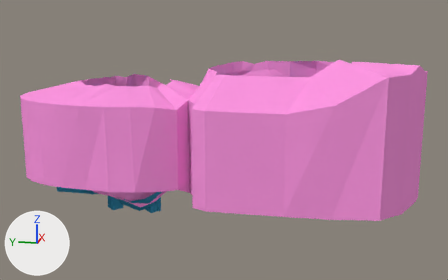
What one commit did to the Blender file assets/lvl/Tyche.blend.
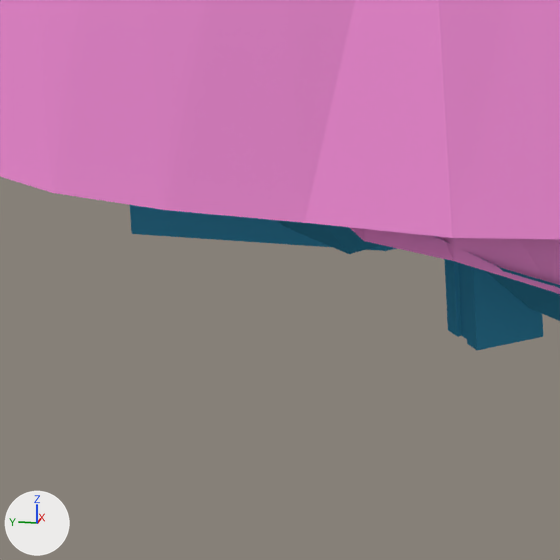
Each version appears first whole from a 50 mm camera at (-397.8, -50.1, 125.8) aimed at (-2.0, 29.0, 26.9), and next in a close-up on the part from 8% to 28% of the width and 55% to 87% of the height. Every picture has the same lights, and +X, +Y and +Z are marked at lower left.
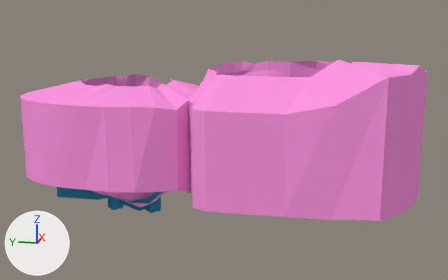
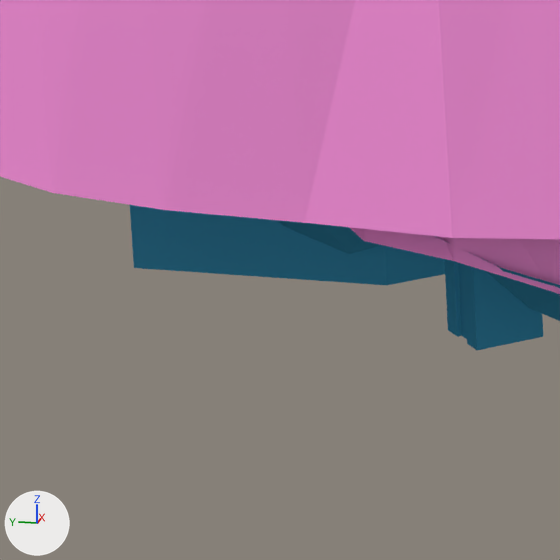
Where the change shows, as pixel boxes (x1, y1, x2, y2) in the close-ups (560 x 560 px):
'Cube.004', reshaped: before (130, 205, 397, 251); after (130, 205, 445, 285)

The change, as a list of edits to the scene's bpy script:
```text
Change me_cube_004:
    where me_cube_004.from_pydata(...)  # 57 vertices, 39 faces; spans x -18.2..20.2, y -18.8..19.6, z -25.2..19.4
    used by ob_cube_004; location = (-0.9, 123.7, 14.0)
    before: 40 (20.2, 19.6, -7.2), 41 (-18.2, 19.6, -25.2) at pixel (131, 233), 42 (20.2, 19.6, -25.2), 47 (-9.8, -18.8, -25.2), 48 (-18.2, -10.4, -25.2) at pixel (385, 250)
    before: 49 (20.2, -10.4, -25.2), 50 (11.8, -18.8, -25.2)
    me_cube_004 part 1
    add for i in [40, 41, 42, *range(47, 51)]: me_cube_004.vertices[i].co += Vector((0.0, 0.0, -4.0))
```
